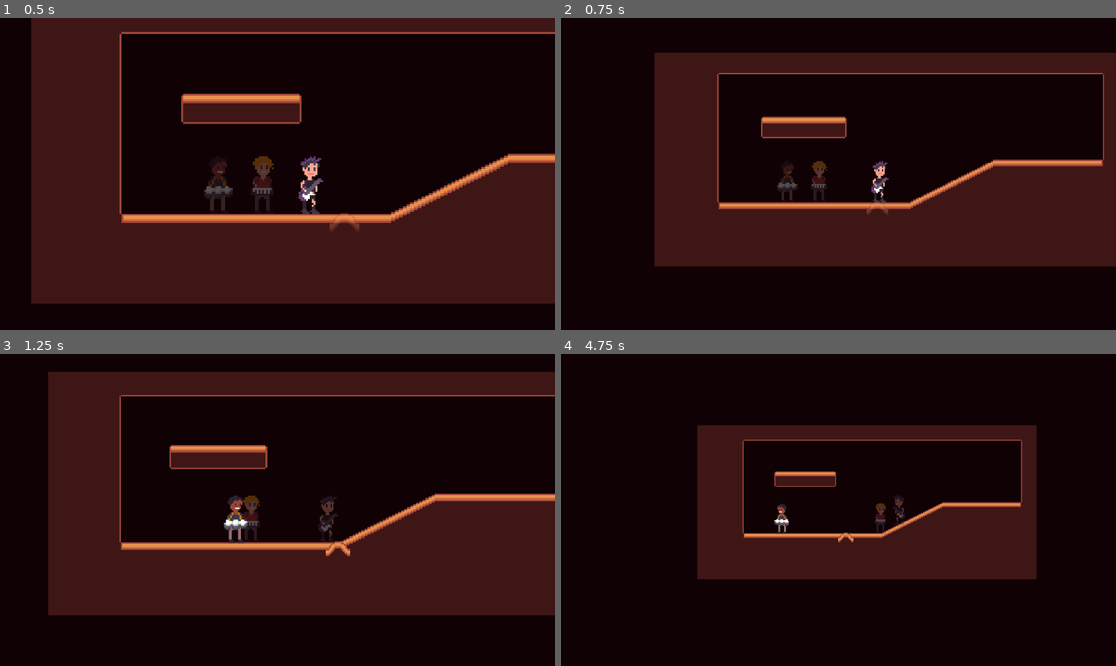
Above: before the commit, frames 1-4 (two rows, left to right).
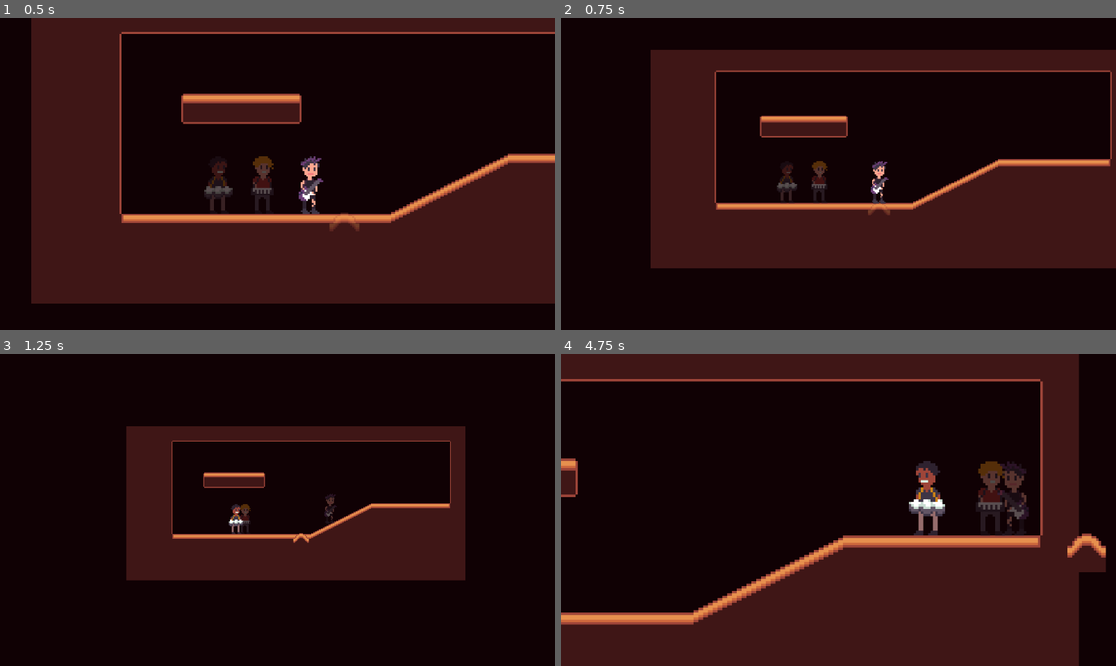
Above: after the commit, the same moments.

Repository: GioWashel/play-it-back
Game: Godot game, scene res://scenes/play_it_back.tscn
The game is run twice, just before and just after one commit, with the same random seed, the same clock (stepped at 60 frames per second) and the same inputs.
Inputs (mouse positions are in pixels of both pictures, inside the frame that each line leads up to):
- Up to frame 1 (0.5 s): no input
- Up to frame 2 (0.75 s): tap Enter at 0.5 s; move the mouse to (960, 158) at 0.52 s; hold Right (ui_right) from 0.53 s (still down); tap 1 (ui_select_1) at 0.6 s
- Up to frame 3 (1.25 s): keep holding Right (ui_right); tap 2 (ui_select_2) at 0.8 s
- Up to frame 4 (4.75 s): move the mouse to (727, 525) at 1.27 s; tap 2 (ui_select_2) at 1.35, 4.55 s; tap 3 (ui_select_3) at 1.55, 2.1 s; move the mouse to (894, 441) at 2.02 s; release Right (ui_right) at 2.03 s; hold Left (ui_left) 2.03-2.78 s; click (894, 441) at 2.3 s; move the mouse to (810, 572) at 2.77 s; hold Right (ui_right) 2.78-4.28 s; click (810, 572) at 2.85 s; right-click (810, 572) at 3.05 s; move the mouse to (1005, 556) at 3.52 s; right-click (1005, 556) at 3.6 s; tap 1 (ui_select_1) at 3.8, 4.35 s; move the mouse to (672, 463) at 4.27 s; hold Left (ui_left) from 4.28 s (still down)

Frame 1 is identical in both runs. In frame 2, 4.9% of the frame differs, in the area x 16-100%, y 10-81%; in frame 3, 42%; in frame 4, 52%, in the area x 0-99%, y 0-100%.

Commit message:
Player manager refactored

Diff:
--- a/project.godot
+++ b/project.godot
@@ -39,6 +39,28 @@
 , Object(InputEventKey,"resource_local_to_scene":false,"resource_name":"","device":-1,"window_id":0,"alt_pressed":false …(186 unchanged characters)…
 ]
 }
+left={
+"deadzone": 0.2,
+"events": [Object(InputEventKey,"resource_local_to_scene":false,"resource_name":"","device":-1,"window_id":0,"alt_pressed":false,"shift_pressed":false,"ctrl_pressed":false,"meta_pressed":false,"pressed":false,"keycode":0,"physical_keycode":4194319,"key_label":0,"unicode":0,"location":0,"echo":false,"script":null)
+, Object(InputEventKey,"resource_local_to_scene":false,"resource_name":"","device":-1,"window_id":0,"alt_pressed":false,"shift_pressed":false,"ctrl_pressed":false,"meta_pressed":false,"pressed":false,"keycode":0,"physical_keycode":65,"key_label":0,"unicode":97,"location":0,"echo":false,"script":null)
+]
+}
+right={
+"deadzone": 0.2,
+"events": [Object(InputEventKey,"resource_local_to_scene":false,"resource_name":"","device":-1,"window_id":0,"alt_pressed":false,"shift_pressed":false,"ctrl_pressed":false,"meta_pressed":false,"pressed":false,"keycode":0,"physical_keycode":4194321,"key_label":0,"unicode":0,"location":0,"echo":false,"script":null)
+, Object(InputEventKey,"resource_local_to_scene":false,"resource_name":"","device":-1,"window_id":0,"alt_pressed":false,"shift_pressed":false,"ctrl_pressed":false,"meta_pressed":false,"pressed":false,"keycode":0,"physical_keycode":68,"key_label":0,"unicode":100,"location":0,"echo":false,"script":null)
+]
+}
+primary_action={
+"deadzone": 0.2,
+"events": [Object(InputEventMouseButton,"resource_local_to_scene":false,"resource_name":"","device":-1,"window_id":0,"alt_pressed":false,"shift_pressed":false,"ctrl_pressed":false,"meta_pressed":false,"button_mask":0,"position":Vector2(0, 0),"global_position":Vector2(0, 0),"factor":1.0,"button_index":1,"canceled":false,"pressed":false,"double_click":false,"script":null)
+]
+}
+secondary_action={
+"deadzone": 0.2,
+"events": [Object(InputEventMouseButton,"resource_local_to_scene":false,"resource_name":"","device":-1,"window_id":0,"alt_pressed":false,"shift_pressed":false,"ctrl_pressed":false,"meta_pressed":false,"button_mask":2,"position":Vector2(374, 21),"global_position":Vector2(383, 69),"factor":1.0,"button_index":2,"canceled":false,"pressed":true,"double_click":false,"script":null)
+]
+}
 
 [rendering]
 
--- a/scenes/play_it_back.tscn
+++ b/scenes/play_it_back.tscn
@@ -114,38 +114,38 @@
 tile_map_data = PackedByteArray("AAD+/wIAAQABAAAAAAD//wIAAQABAAAAAAAAAAIAAQABAAAAAAABAAIAAQABAAAAAAACAAIAAQABAAAAAAADAA …(2032 unchanged characters)…
 tile_set = SubResource("TileSet_5p0py")
 
-[node name="Node2D" type="Node2D" parent="."]
+[node name="PlayerManager" type="Node2D" parent="."]
 script = ExtResource("2_2pvbs")
 
-[node name="PianoMan" type="CharacterBody2D" parent="Node2D"]
+[node name="PianoMan" type="CharacterBody2D" parent="PlayerManager"]
 position = Vector2(-19.82, 12.21)
 up_direction = Vector2(0, 1)
 script = ExtResource("1_2u5xn")
 
-[node name="Sprite2D" type="Sprite2D" parent="Node2D/PianoMan"]
+[node name="Sprite2D" type="Sprite2D" parent="PlayerManager/PianoMan"]
 texture = ExtResource("3_7xw1p")
 
-[node name="CollisionShape2D" type="CollisionShape2D" parent="Node2D/PianoMan"]
+[node name="CollisionShape2D" type="CollisionShape2D" parent="PlayerManager/PianoMan"]
 shape = SubResource("CapsuleShape2D_4a3wb")
 
-[node name="DrummerBoy" type="CharacterBody2D" parent="Node2D" groups=["Players"]]
+[node name="DrummerBoy" type="CharacterBody2D" parent="PlayerManager" groups=["Players"]]
 position = Vector2(-43.725, 11.965)
 script = ExtResource("1_2u5xn")
 
-[node name="Sprite2D" type="Sprite2D" parent="Node2D/DrummerBoy"]
+[node name="Sprite2D" type="Sprite2D" parent="PlayerManager/DrummerBoy"]
 texture = ExtResource("5_5p0py")
 
-[node name="DrummerBoyAction" type="Node2D" parent="Node2D/DrummerBoy"]
+[node name="DrummerBoyAction" type="Node2D" parent="PlayerManager/DrummerBoy"]
 position = Vector2(0, -2)
 script = ExtResource("7_4cl2t")
 
-[node name="DrummerRift" type="AnimatedSprite2D" parent="Node2D/DrummerBoy/DrummerBoyAction"]
+[node name="DrummerRift" type="AnimatedSprite2D" parent="PlayerManager/DrummerBoy/DrummerBoyAction"]
 position = Vector2(66.725, 25.035)
 sprite_frames = SubResource("SpriteFrames_j64d3")
 animation = &"Wind Up"
 autoplay = "Wind Up"
 
-[node name="NoteExplosionQuarter" type="Sprite2D" parent="Node2D/DrummerBoy/DrummerBoyAction/DrummerRift"]
+[node name="NoteExplosionQuarter" type="Sprite2D" parent="PlayerManager/DrummerBoy/DrummerBoyAction/DrummerRift"]
 visible = false
 modulate = Color(0.136498, 0.619295, 1.92523e-07, 1)
 position = Vector2(-5, -8)
@@ -155,7 +155,7 @@
 region_enabled = true
 region_rect = Rect2(32, 0, 16, 16)
 
-[node name="NoteExplosionHalf" type="Sprite2D" parent="Node2D/DrummerBoy/DrummerBoyAction/DrummerRift"]
+[node name="NoteExplosionHalf" type="Sprite2D" parent="PlayerManager/DrummerBoy/DrummerBoyAction/DrummerRift"]
 visible = false
 modulate = Color(0.639216, 0.231373, 0.501961, 1)
 position = Vector2(6, -8)
@@ -165,7 +165,7 @@
 region_enabled = true
 region_rect = Rect2(48, 0, 16, 16)
 
-[node name="NoteExplosionSixteenth" type="Sprite2D" parent="Node2D/DrummerBoy/DrummerBoyAction/DrummerRift"]
+[node name="NoteExplosionSixteenth" type="Sprite2D" parent="PlayerManager/DrummerBoy/DrummerBoyAction/DrummerRift"]
 visible = false
 modulate = Color(0.223045, 0.4537, 0.471147, 1)
 position = Vector2(-1.19209e-06, -9)
@@ -175,15 +175,15 @@
 region_enabled = true
 region_rect = Rect2(0, 0, 16, 16)
 
-[node name="CollisionShape2D" type="CollisionShape2D" parent="Node2D/DrummerBoy"]
+[node name="CollisionShape2D" type="CollisionShape2D" parent="PlayerManager/DrummerBoy"]
 shape = SubResource("CapsuleShape2D_4a3wb")
 
-[node name="GuitarHero" type="CharacterBody2D" parent="Node2D" groups=["Players"]]
+[node name="GuitarHero" type="CharacterBody2D" parent="PlayerManager" groups=["Players"]]
 position = Vector2(5.58, 11.85)
 script = ExtResource("1_2u5xn")
 
-[node name="Sprite2D" type="Sprite2D" parent="Node2D/GuitarHero"]
+[node name="Sprite2D" type="Sprite2D" parent="PlayerManager/GuitarHero"]
 texture = ExtResource("1_7c1yi")
 
-[node name="CollisionShape2D2" type="CollisionShape2D" parent="Node2D/GuitarHero"]
+[node name="CollisionShape2D2" type="CollisionShape2D" parent="PlayerManager/GuitarHero"]
 shape = SubResource("CapsuleShape2D_4a3wb")
--- a/scripts/player_controller.gd
+++ b/scripts/player_controller.gd
@@ -1,5 +1,9 @@
 extends CharacterBody2D
-var is_active := false
+class_name Player_Controller
+
+var curr_dir : float
+var primary : bool
+var secondary: bool
 
 const SPEED = 100
 const JUMP_VELOCITY = -400.0
@@ -10,31 +14,19 @@
 	if not is_on_floor():
 		velocity += get_gravity() * delta
 	# player selected
-	if is_active:
-		# Get the input direction and handle the movement/deceleration.
-		# As good practice, you should replace UI actions with custom gameplay actions.
-		var direction := Input.get_axis("ui_left", "ui_right")
-		if direction:
-			velocity.x = direction * SPEED
-			$Sprite2D.flip_h = (velocity.x < 0)
-		else:
-			velocity.x = move_toward(velocity.x, 0, SPEED)
+	# Get the input direction and handle the movement/deceleration.
+	# As good practice, you should replace UI actions with custom gameplay actions.
+	var direction := curr_dir
+	if direction:
+		velocity.x = direction * SPEED
+		$Sprite2D.flip_h = (velocity.x < 0)
+	else:
+		velocity.x = move_toward(velocity.x, 0, SPEED)
 	var previous_velocity = velocity;
 	move_and_slide();
-	for i in range(get_slide_collision_count()):
-		var collision = get_slide_collision(i)
-		_handle_collision(collision, previous_velocity)
 
-func _handle_collision(collision: KinematicCollision2D, old_velocity: Vector2):
-	velocity *= AIR_RESISTANCE
-	var collider = collision.get_collider();
-	# if we collide with another player
-	if collider is CharacterBody2D && collider != self:
-		var normal = collision.get_normal();
-		if is_on_floor():
-			velocity.x += normal.x * 15
-			velocity.y += normal.y * -10;
-		if collider.has_method("recieve_push"):
-			collider.call("recieve_push", Vector2(-normal.x * 15, -10))
-func recieve_push(push_velocity: Vector2):
-	velocity += push_velocity;
+
+func pass_input(_dir: float, _primary: bool, _secondary: bool):
+	curr_dir = _dir
+	primary = _primary
+	secondary = _secondary
--- a/scripts/player_manager.gd
+++ b/scripts/player_manager.gd
@@ -1,11 +1,9 @@
 extends Node2D
 
 var characters = [];
-# Called when the node enters the scene tree for the first time.
-@onready
-var activeCharacter: CharacterBody2D = $GuitarHero;
-const INACTIVE_OPACITY = 0.3
-const ACTIVE_OPACITY = 1.0
+@export var INACTIVE_OPACITY = 0.3
+@export var ACTIVE_OPACITY = 1.0
+var active_index : int;
 const GUITAR_HERO_INDEX = 0
 const DRUMER_BOY_INDEX = 1
 const PIANO_MAN_INDEX = 2
@@ -14,13 +12,21 @@
 	characters.append($GuitarHero)
 	characters.append($PianoMan)
 	characters.append($DrummerBoy)
-	for character in characters:
-		character.is_active = false
-	activeCharacter.modulate.a = ACTIVE_OPACITY
-	activeCharacter.is_active = true
-	$DrummerBoy.modulate.a = INACTIVE_OPACITY
-	$PianoMan.modulate.a = INACTIVE_OPACITY;
-# Called every frame. 'delta' is the elapsed time since the previous frame.
+
+	active_index = GUITAR_HERO_INDEX
+
+	update_opacities();
+
+func update_opacities():
+	for i in range(0, len(characters)):
+		if i == active_index:
+			characters[i].modulate.a = ACTIVE_OPACITY
+		else:
+			characters[i].modulate.a = INACTIVE_OPACITY
+
+func get_active_character() -> Player_Controller:
+	return characters[active_index]
+
 func _process(delta: float) -> void:
 	if Input.is_action_just_pressed("ui_select_1"):
 		switch_character(GUITAR_HERO_INDEX)
@@ -29,15 +35,14 @@
 	elif Input.is_action_just_pressed("ui_select_3"):
 		switch_character(DRUMER_BOY_INDEX)
 
+	var direction := Input.get_axis("left", "right")
+	var primary_action := Input.is_action_just_pressed("primary_action")
+	var secondary_action := Input.is_action_just_pressed("secondary_action")
 
+	get_active_character().pass_input(direction, primary_action, secondary_action)
 
 func switch_character(index: int) -> void:
 	if index < 0 || index > 2:
 		return
-	activeCharacter.is_active = false
-	activeCharacter.modulate.a = INACTIVE_OPACITY
-	activeCharacter = characters[index]
-	activeCharacter.modulate.a = ACTIVE_OPACITY
-	activeCharacter.is_active = true
-
-	# Lower the opacity of the previously active character
+	active_index = index
+	update_opacities()
